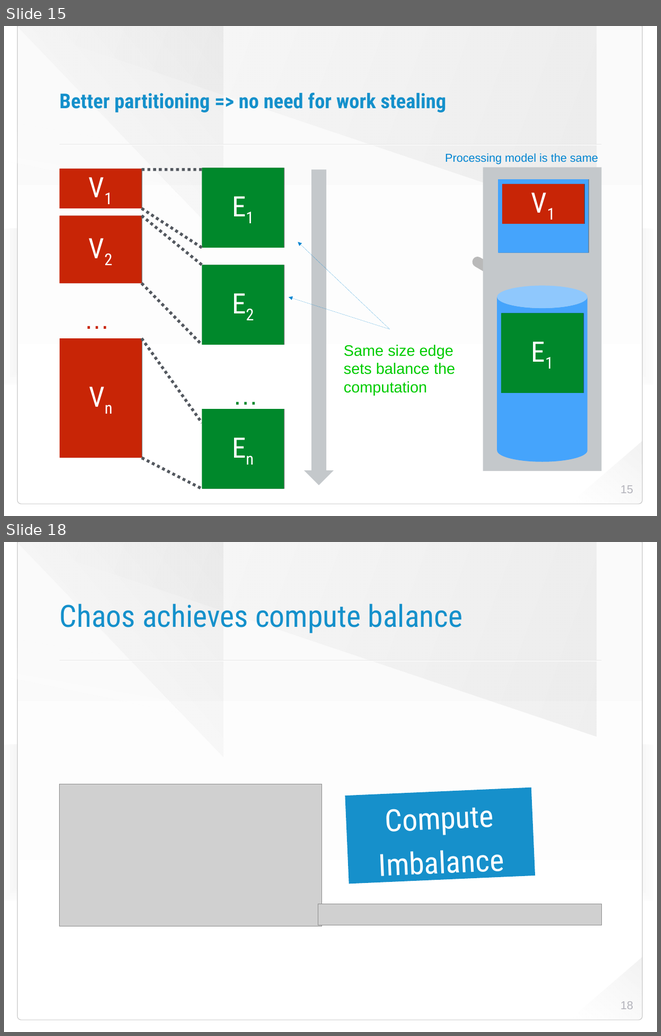
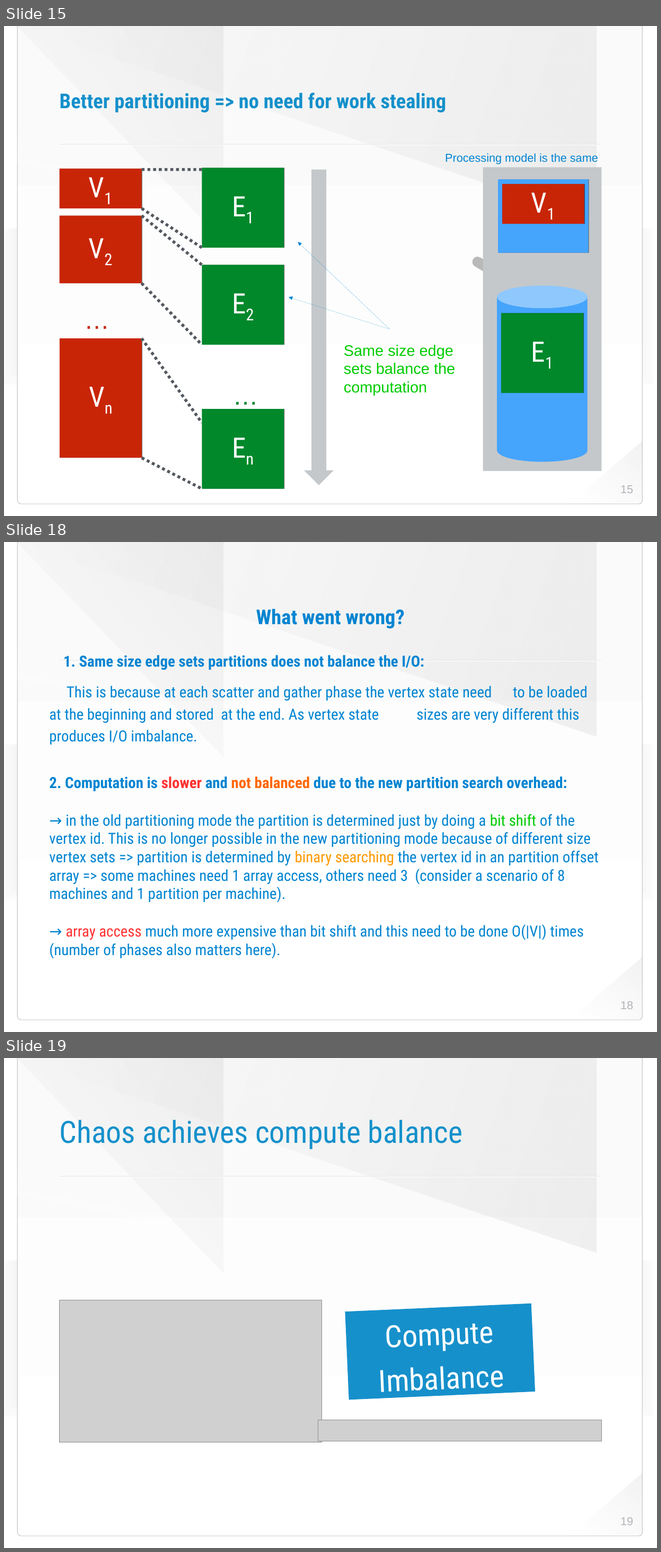
Before and after one commit to HaprianVlad/chaos, a slide deck: presentation.odp. Shown one above the other, each under a label of ours: slides 15 and 18 before the commit, slides 15, 18 and 19 after it; the slides between them are not shown. The pictures are 661x1036 and 661x1552 pixels, drawn with LibreOffice and Linux fonts; fonts in the diff are those of the drawing; grey boxes stand for pictures; background and template pictures are left out. Boxes give left, top, right and bottom in pixels: in the first picture for what was removed or moved away, otherwise in the second. Text is boxed around its words. In the diff, an @@ line names an element or a change of style, - is before the commit and + after.

Commit message:
work on presentation

```diff
--- a/presentation.odp
+++ b/presentation.odp
@@ slide 18 added at (4, 542, 657, 1032), background picture (left out); not listed: 8 template elements that a slide beside it also shows @@
@@ title added at (256, 609, 405, 628), 32 pt, text #0084D1, bold @@
+What went wrong?
@@ text added at (49, 655, 599, 959), 24 pt, text #0084D1 @@
+1. Same size edge sets partitions does not balance the I/O:
+This is because at each scatter and gather phase the vertex state need to be loaded at the beginning and stored at the end. As vertex state sizes are very different this produces I/O imbalance.
+2. Computation is slower and not balanced due to the new partition search overhead:
+→ in the old partitioning mode the partition is determined just by doing a bit shift of the vertex id. This is no longer possible in the new partitioning mode because of different size vertex sets => partition is determined by binary searching the vertex id in an partition offset array => some machines need 1 array access, others need 3 (consider a scenario of 8 machines and 1 partition per machine).
+→ array access much more expensive than bit shift and this need to be done O(|V|) times (number of phases also matters here).
@@ page number added at (620, 1001, 633, 1009), 18 pt, text #B3B3BB @@
+18
@@ what was slide 18 is now slide 19 @@
@@ page number at (620, 1517, 633, 1525): text changed @@
-18
+19
```
Also in this commit, not shown: 2 slides changed, 1 other slide added, 1 slide removed, 1 other file.
